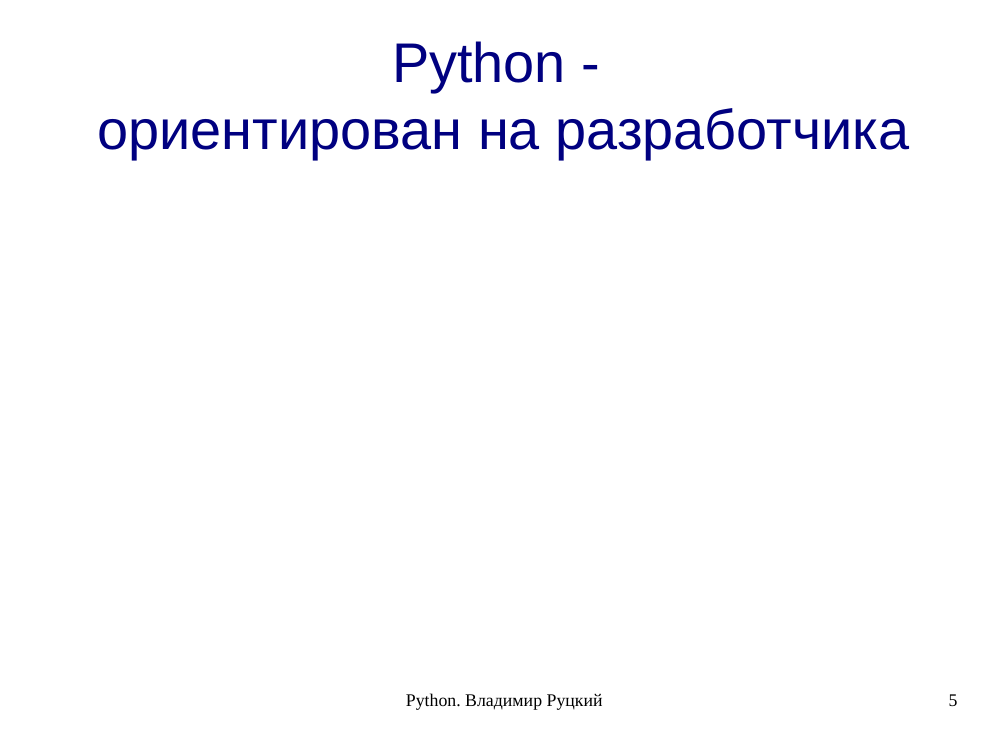
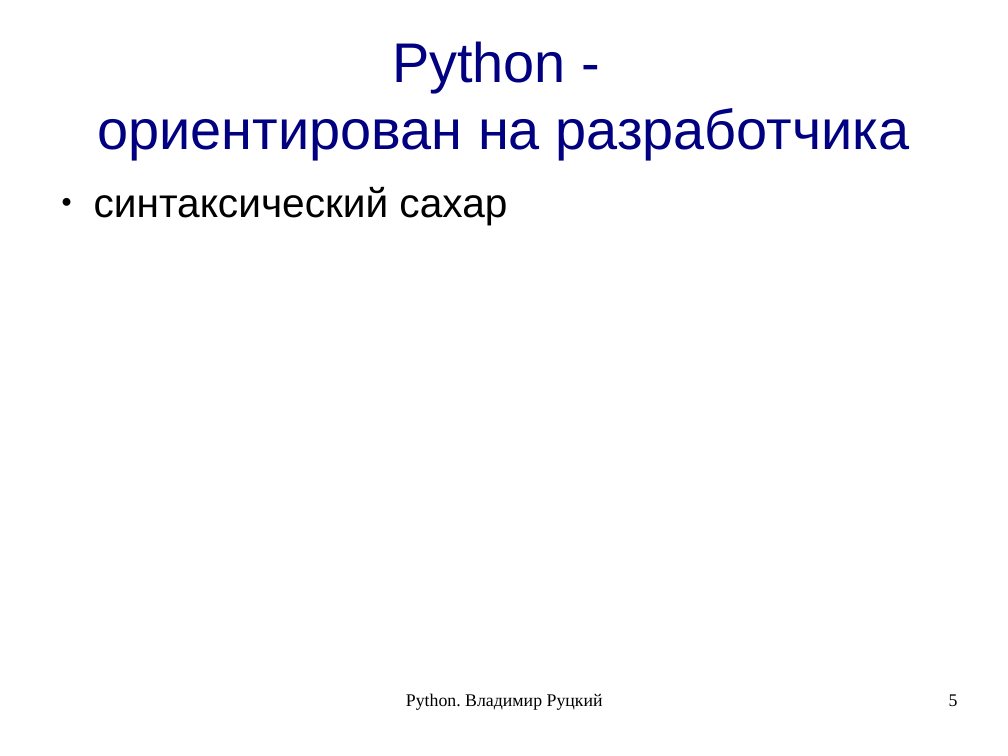
Before and after one commit to rutsky/python-course, a slide deck: slide 5 of 00_introduction.odp. Drawn at 1008x756 pixels with LibreOffice and Linux fonts; fonts in the diff are those of the drawing. Boxes give left, top, right and bottom in pixels: in the first picture for what was removed or moved away, otherwise in the second. Text is boxed around its words. In the diff, an @@ line names an element or a change of style, - is before the commit and + after.

```diff
--- a/00_introduction.odp
+++ b/00_introduction.odp
@@ text added at (94,186,507,225), 32 pt, text #000000 @@
+● синтаксический сахар
```
Also in this commit, not shown: 7 other slides changed, 10 slides added, 7 other files.
